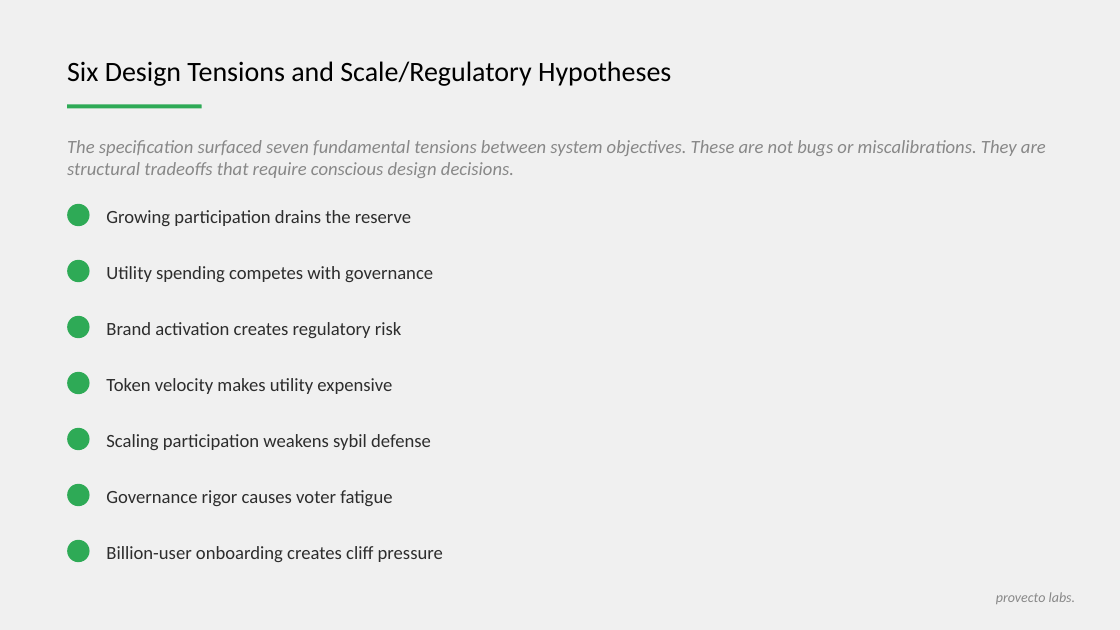
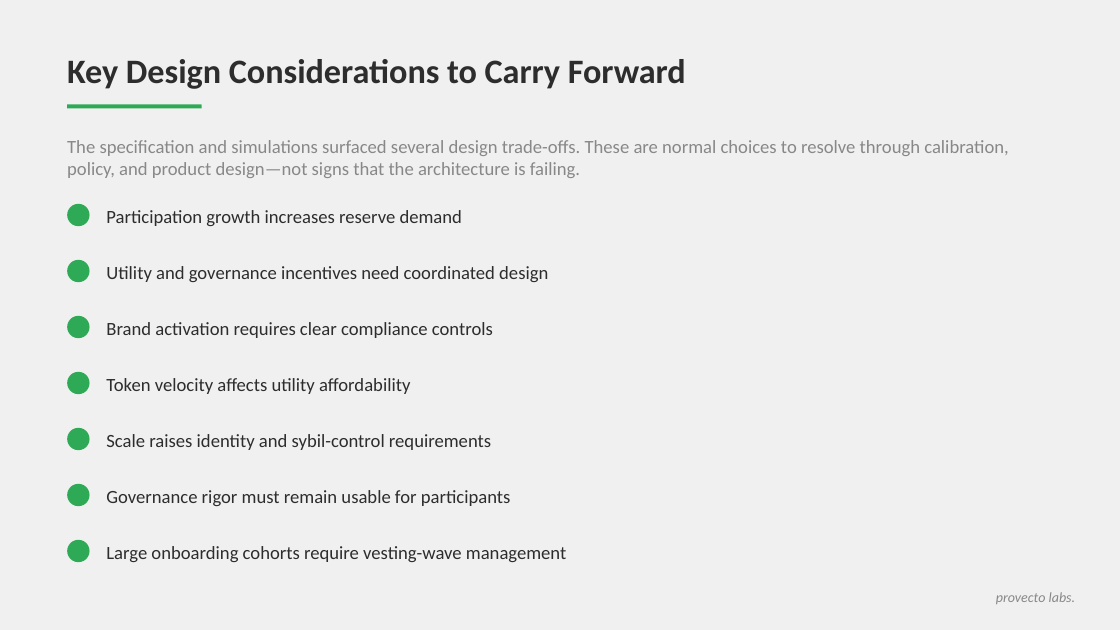
Before and after one commit to stelios12312312/TokenLab, a slide deck: slide 5 of docs_final/2026-06-23/z1_simulation_findings.pptx. Drawn at 1120x630 pixels with LibreOffice and Linux fonts; fonts in the diff are those of the drawing. Boxes give left, top, right and bottom in pixels: in the first picture for what was removed or moved away, otherwise in the second. Text is boxed around its words. In the diff, an @@ line names an element or a change of style, - is before the commit and + after.

```diff
--- a/docs_final/2026-06-23/z1_simulation_findings.pptx
+++ b/docs_final/2026-06-23/z1_simulation_findings.pptx
@@ text at (x1=67, y1=59, x2=686, y2=89): text changed; size 18 to 22 pt; text colour #000000 to #2D2D2D; bold on @@
-Six Design Tensions and Scale/Regulatory Hypotheses
+Key Design Considerations to Carry Forward
@@ text at (x1=67, y1=140, x2=1008, y2=178): text changed; italic off @@
-The specification surfaced seven fundamental tensions between system objectives. These are not bugs or miscalibrations. They are structural tradeoffs that require conscious design decisions.
+The specification and simulations surfaced several design trade-offs. These are normal choices to resolve through calibration, policy, and product design—not signs that the architecture is failing.
@@ text at (x1=106, y1=210, x2=462, y2=226): text changed @@
-Growing participation drains the reserve
+Participation growth increases reserve demand
@@ text at (x1=106, y1=266, x2=548, y2=282): text changed @@
-Utility spending competes with governance
+Utility and governance incentives need coordinated design
@@ text at (x1=106, y1=322, x2=493, y2=338): text changed @@
-Brand activation creates regulatory risk
+Brand activation requires clear compliance controls
@@ text at (x1=106, y1=378, x2=410, y2=394): text changed @@
-Token velocity makes utility expensive
+Token velocity affects utility affordability
@@ text at (x1=106, y1=434, x2=491, y2=450): text changed @@
-Scaling participation weakens sybil defense
+Scale raises identity and sybil-control requirements
@@ text at (x1=106, y1=490, x2=511, y2=506): text changed @@
-Governance rigor causes voter fatigue
+Governance rigor must remain usable for participants
@@ text at (x1=106, y1=546, x2=566, y2=562): text changed @@
-Billion-user onboarding creates cliff pressure
+Large onboarding cohorts require vesting-wave management
```
Also in this commit, not shown: 10 other slides changed, 43 other files.
